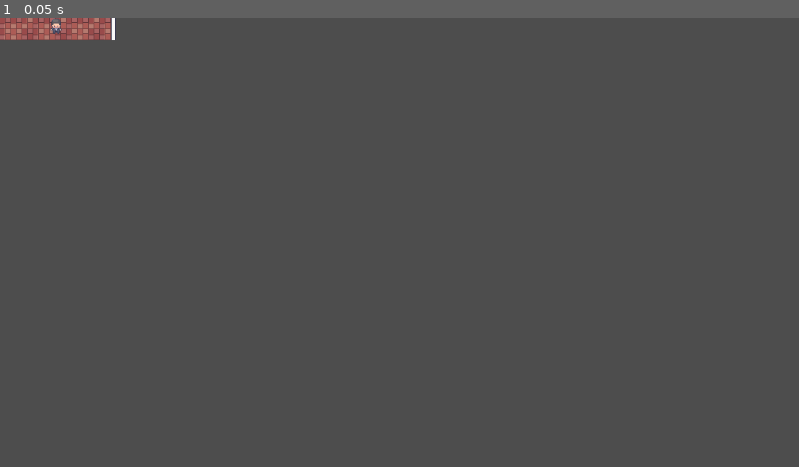
Above: before the commit, frame 1.
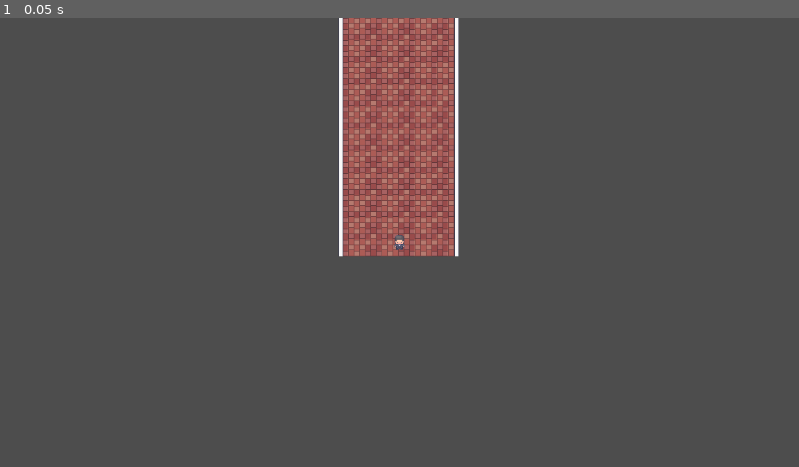
Above: after the commit, the same moment.

Repository: NewPing/GMTK2025
Game: Godot game, scene res://Map.tscn
Same seed, same stepped clock (60 frames per second), same inputs: the game is played once before the commit and once after it. Before the commit the project has no main scene; this scene is started directly in both runs.
Inputs:
- Up to frame 1 (0.05 s): no input

The runs differ from the first frame. In frame 1, 8.4% of the frame differs, in the area x 0-58%, y 0-54%.

Commit message:
add camera

Diff:
--- a/Map.tscn
+++ b/Map.tscn
@@ -1129,7 +1129,9 @@
 3:0/0 = 0
 4:0/0 = 0
 5:0/0 = 0
+5:0/0/physics_layer_0/polygon_0/points = PackedVector2Array(1.25901, -8, 1.07915, 8, 8, 8, 8, -8)
 6:0/0 = 0
+6:0/0/physics_layer_0/polygon_0/points = PackedVector2Array(-1.43887, -8, -1.43887, 8, -8, 8, -8, -8)
 7:0/0 = 0
 8:0/0 = 0
 12:0/0 = 0
@@ -1371,6 +1373,7 @@
 9:20/0 = 0
 
 [sub_resource type="TileSet" id="TileSet_y32ns"]
+physics_layer_0/collision_layer = 1
 sources/0 = SubResource("TileSetAtlasSource_0hol4")
 sources/1 = SubResource("TileSetAtlasSource_q6r6c")
 
@@ -1382,3 +1385,6 @@
 
 [node name="PrinceCharacter" parent="." instance=ExtResource("3_3h1ab")]
 position = Vector2(81, 7)
+
+[node name="Camera2D" type="Camera2D" parent="PrinceCharacter"]
+position = Vector2(0, 5)
--- a/project.godot
+++ b/project.godot
@@ -11,6 +11,7 @@
 [application]
 
 config/name="GMTK2025"
+run/main_scene="uid://xjohrqm8dvyt"
 config/features=PackedStringArray("4.4", "GL Compatibility")
 config/icon="res://icon.svg"
 
--- a/scenes/prince_character.tscn
+++ b/scenes/prince_character.tscn
@@ -63,4 +63,4 @@
 
 [node name="AnimatedSprite2D" type="AnimatedSprite2D" parent="."]
 sprite_frames = SubResource("SpriteFrames_j6ih3")
-frame_progress = 0.515351
+frame_progress = 0.257467
